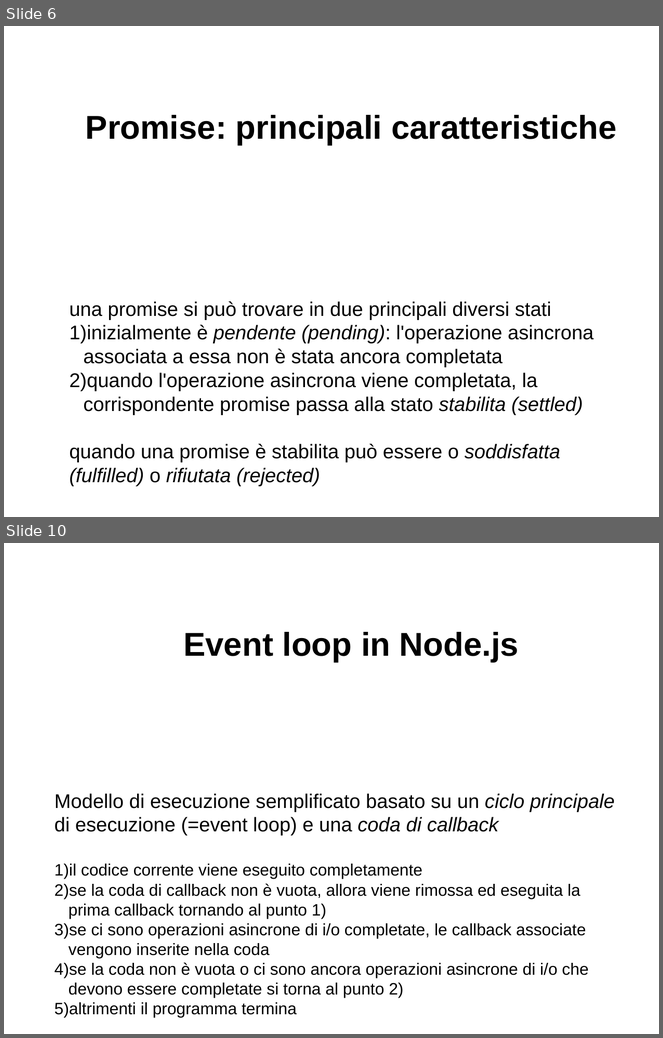
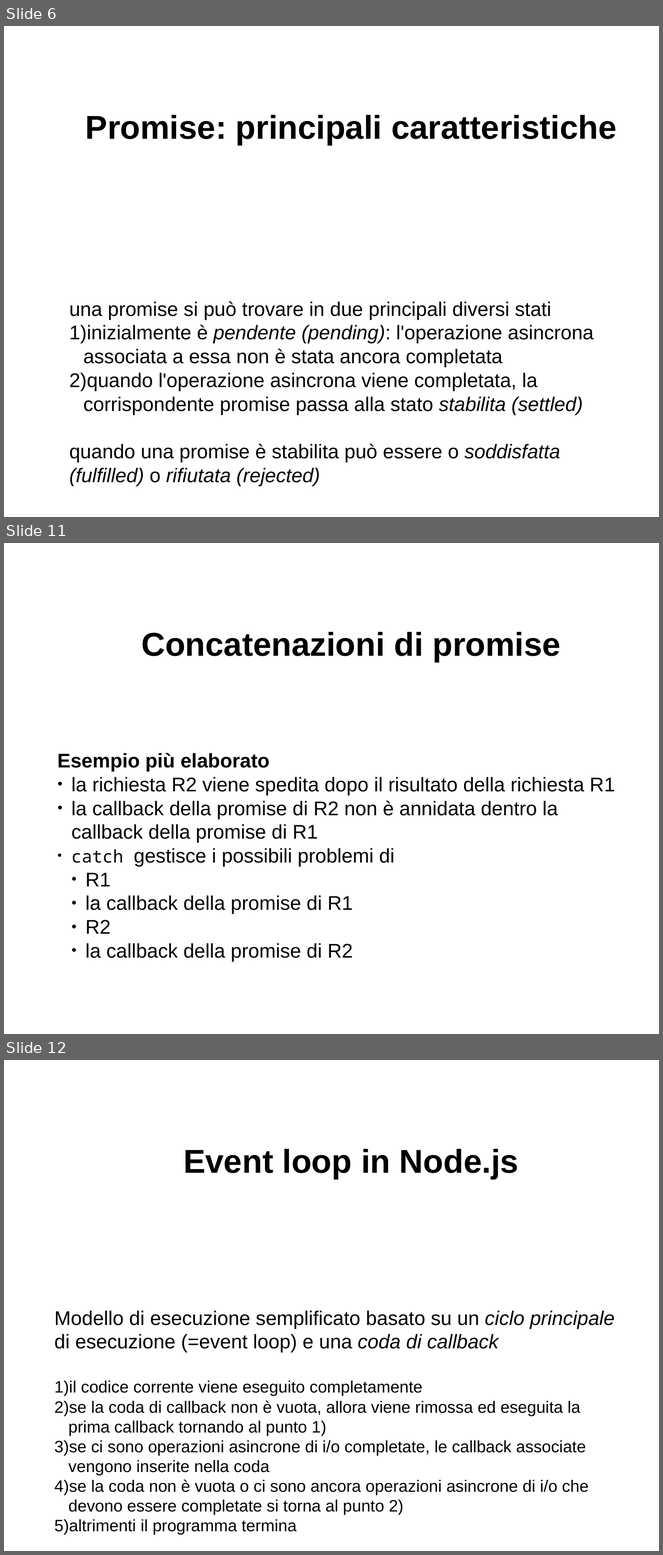
Before and after one commit to davideancona/minicorsiRAISE, a slide deck: iot/NodeJs2.odp. Shown one above the other, each under a label of ours: slides 6 and 10 before the commit, slides 6, 11 and 12 after it; the slides between them are not shown. The pictures are 663x1038 and 663x1555 pixels, drawn with LibreOffice and Linux fonts; fonts in the diff are those of the drawing. Boxes give left, top, right and bottom in pixels: in the first picture for what was removed or moved away, otherwise in the second. Text is boxed around its words. In the diff, an @@ line names an element or a change of style, - is before the commit and + after.

```diff
--- a/iot/NodeJs2.odp
+++ b/iot/NodeJs2.odp
@@ slide 11 added at <box>4,543,659,1034</box>, background #FFFFFF @@
@@ text added at <box>141,632,561,662</box>, 40 pt, text #000000, bold @@
+Concatenazioni di promise
@@ text added at <box>58,753,616,962</box>, 24 pt, text #000000 @@
+Esempio più elaborato
+● la richiesta R2 viene spedita dopo il risultato della richiesta R1
+● la callback della promise di R2 non è annidata dentro la callback della promise di R1
+● catch gestisce i possibili problemi di
+  ● R1
+  ● la callback della promise di R1
+  ● R2
+  ● la callback della promise di R2
@@ what was slide 10 is now slide 12 @@
```
Also in this commit, not shown: 2 slides changed, 3 other slides added, 2 slides removed, 2 other files.
